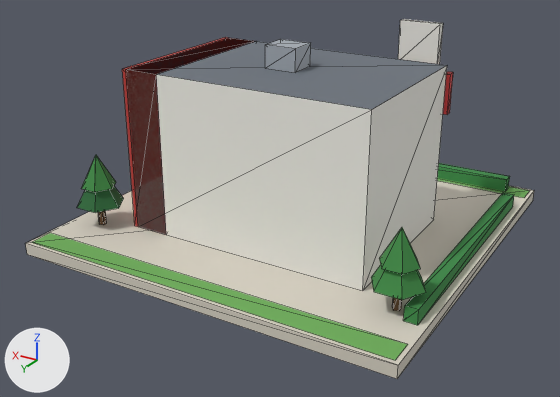
A saved change to the glTF model public/models/15.glb.
Both versions are drawn from a camera (50 mm lens) standing at (-0.901, 1.598, 0.862) and looking at (0.007, 0.085, 0.106). Arrows for +X, +Y and +Z are at lower left; the lights stay in place. The picture after the commit comes second. Mesh edges are drawn as thin lines. Vertices at exactly the same position are counted once.

Names of what the first picture shows: 'b15'.
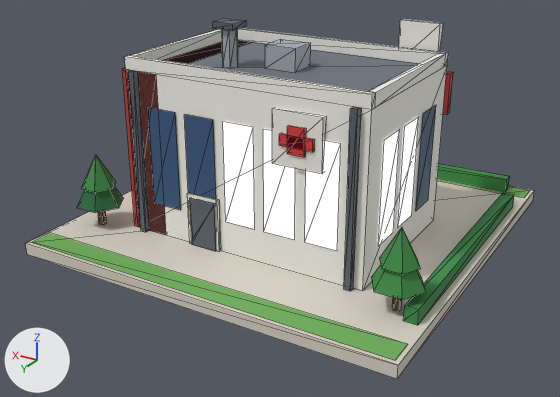
Diff of the bpy script that builds the scene:
```diff
--- a/public/models/15.glb.py
+++ b/public/models/15.glb.py
@@ mat_metal_dark @@
+mat_metal_dark = bpy.data.materials.new('metal_dark')
+# nodes: BsdfPrincipled, Mix, OutputMaterial, VertexColor
+# colours: greyish blue #59616b, mixed with the vertex colours
@@ me_b15 @@
 # used by ob_b15; location = (0.0, 0.0, 0.0)
-me_b15.from_pydata(...)  # 178 vertices, 192 faces; spans x -0.48..0.48, y -0.48..0.48, z 0.0..0.52
+me_b15.from_pydata(...)  # 319 vertices, 352 faces; spans x -0.48..0.48, y -0.48..0.48, z 0.0..0.535
+# me_b15 part 1: the loose piece of 8 vertices spanning x -0.04..0.04, y 0.025..0.095, z 0.43..0.485 is copied, and the copy is scaled about its middle by (1.08, 0.114, 2.36), then moved by (0.1, 0.214, -0.363), in mat_white; it spans x 0.057..0.143, y 0.27..0.278, z 0.03..0.16
+# me_b15 part 2: the loose piece of 8 vertices spanning x -0.31..0.31, y -0.15..0.27, z 0.03..0.43 is copied, and the copy is scaled about its middle by (0.194, 0.0286, 0.3), then moved by (-0.15, 0.212, 0.11), in mat_white; it spans x -0.21..-0.09, y 0.266..0.278, z 0.28..0.4
+# me_b15 part 3: the loose piece of 8 vertices spanning x -0.48..0.48, y -0.48..0.48, z 0.0..0.03 is copied, and the copy is scaled about its middle by (0.0729, 0.00625, 4), then moved by (0.1, 0.277, 0.075), in mat_metal_dark; it spans x 0.065..0.135, y 0.274..0.28, z 0.03..0.15
+# me_b15 part 4: the loose piece of 8 vertices spanning x -0.31..0.31, y -0.15..0.27, z 0.03..0.43 is copied, and the copy is scaled about its middle by (0.0258, 0.0333, 1), then moved by (-0.28, 0.218, 0.0), in mat_metal_dark; it spans x -0.288..-0.272, y 0.271..0.285, z 0.03..0.43
+# me_b15 part 5: the loose piece of 8 vertices spanning x 0.22..0.32, y -0.15..0.27, z 0.03..0.43 is copied, and the copy is scaled about its middle by (0.16, 0.0333, 1), then moved by (0.01, 0.218, 0.0), in mat_metal_dark; it spans x 0.272..0.288, y 0.271..0.285, z 0.03..0.43
+# me_b15 part 6: the loose piece of 8 vertices spanning x -0.04..0.04, y 0.025..0.095, z 0.43..0.485 is copied, and the copy is scaled about its middle by (0.687, 0.786, 0.273), then moved by (0.12, 0.06, 0.07), in mat_metal_dark; it spans x 0.093..0.147, y 0.093..0.147, z 0.52..0.535
+# me_b15 part 7: the loose piece of 8 vertices spanning x -0.04..0.04, y 0.025..0.095, z 0.43..0.485 is copied, and the copy is scaled about its middle by (0.5, 0.114, 1.09), then moved by (-0.15, 0.219, -0.118), in mat_sign_red; it spans x -0.17..-0.13, y 0.275..0.283, z 0.31..0.37
+# me_b15 part 8: the loose piece of 8 vertices spanning x -0.04..0.04, y 0.025..0.095, z 0.43..0.485 is copied, and the copy is scaled about its middle by (1, 0.114, 0.455), then moved by (-0.15, 0.219, -0.12), in mat_sign_red; it spans x -0.19..-0.11, y 0.275..0.283, z 0.325..0.35
+# me_b15 part 9: 64 vertices added at x -0.313..0.313, y -0.15..0.273, z 0.11..0.46
+# me_b15 part 10: 13 vertices added at x 0.1..0.14, y 0.103..0.137, z 0.43..0.52
 me_b15.materials.append(mat_paving)
@@ me_b15 @@
 me_b15.materials.append(mat_tree_dark)
+me_b15.materials.append(mat_metal_dark)
```

Changed parts and their boxes [x1, y1, x2, y2] in the pictures (560 x 397 px):
'b15', reshaped: before [26, 19, 534, 379]; after [26, 18, 534, 379]
part 1 of me_b15, added: after [187, 193, 221, 252]
part 2 of me_b15, added: after [272, 108, 325, 174]
part 3 of me_b15, added: after [190, 198, 216, 251]
part 4 of me_b15, added: after [344, 107, 361, 291]
part 5 of me_b15, added: after [129, 71, 150, 232]
part 6 of me_b15, added: after [213, 18, 246, 31]
part 7 of me_b15, added: after [287, 126, 306, 157]
part 8 of me_b15, added: after [279, 133, 314, 152]
part 9 of me_b15, added: after [125, 28, 448, 251]
part 10 of me_b15, added: after [222, 29, 238, 68]
